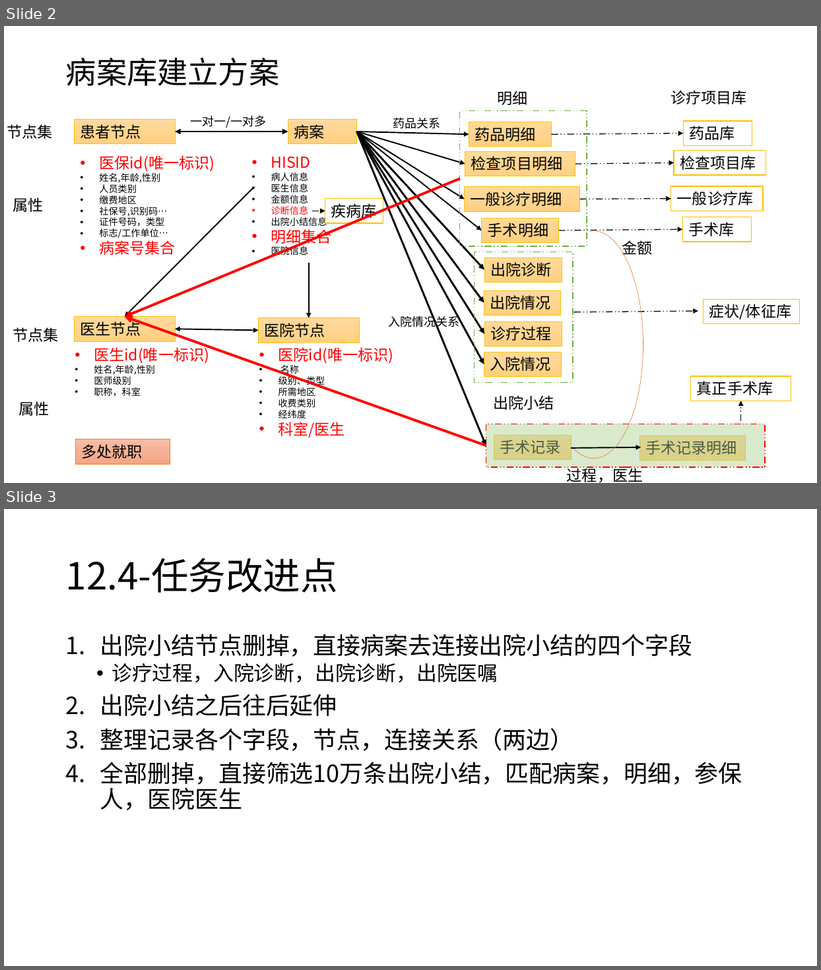
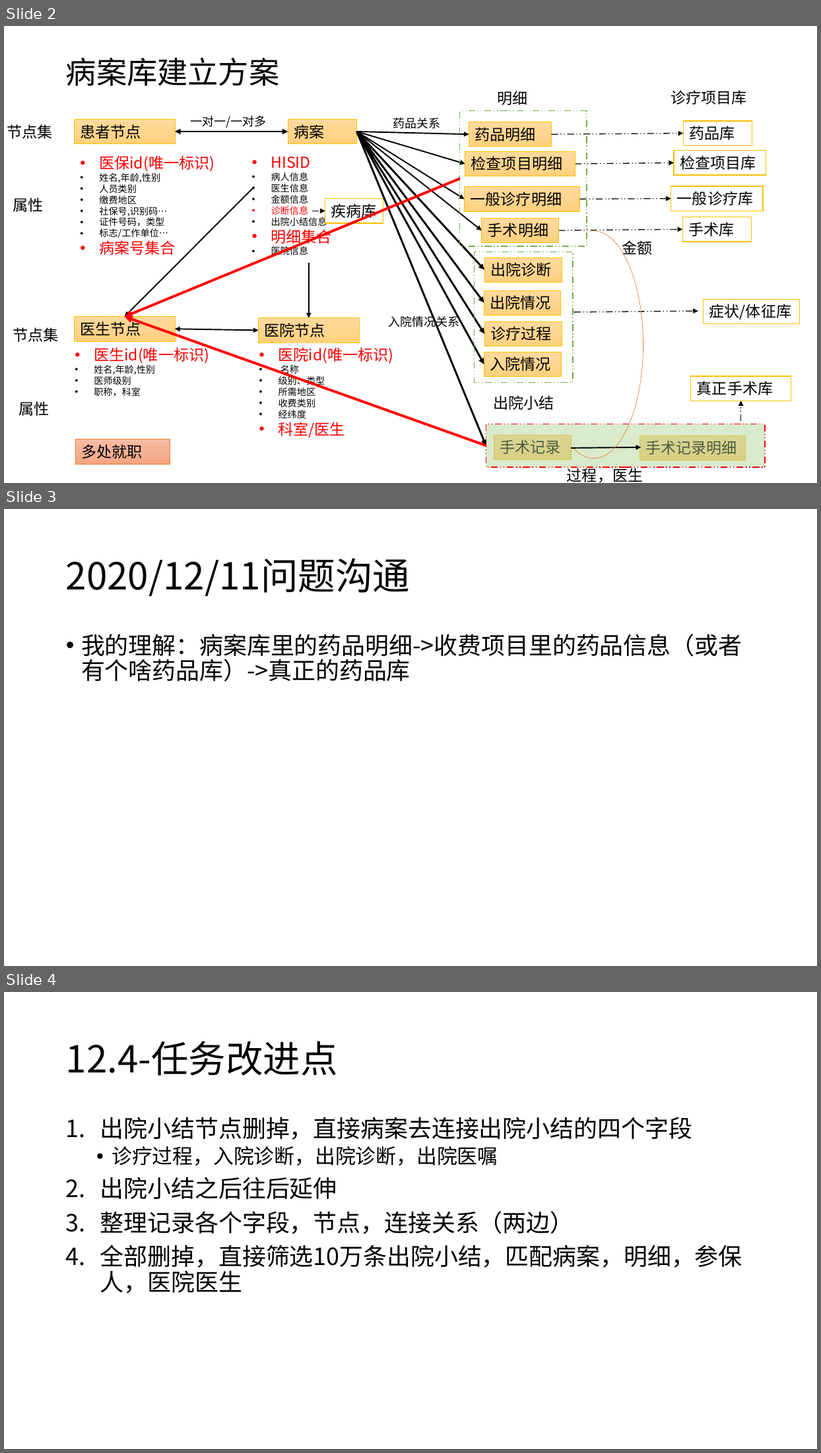
Before and after one commit to zmy1103/GNN_-, a slide deck: 病案库构建/病案库构建方案.pptx. Shown one above the other, each under a label of ours: slides 2 and 3 before the commit, slides 2, 3 and 4 after it. The pictures are 821x970 and 821x1453 pixels, drawn with LibreOffice and Linux fonts; fonts in the diff are those of the drawing. Boxes give left, top, right and bottom in pixels: in the first picture for what was removed or moved away, otherwise in the second. Text is boxed around its words. In the diff, an @@ line names an element or a change of style, - is before the commit and + after.

```diff
--- a/病案库构建/病案库构建方案.pptx
+++ b/病案库构建/病案库构建方案.pptx
@@ slide 3 added at [4,509,817,966], background #FFFFFF @@
@@ title added at [66,558,410,596], 44 pt, text #000000 @@
+2020/12/11问题沟通
@@ text added at [81,634,742,682], 28 pt, text #000000 @@
+• 我的理解：病案库里的药品明细->收费项目里的药品信息（或者有个啥药品库）->真正的药品库
@@ what was slide 3 is now slide 4 @@
```
Also in this commit, not shown: 2 slides changed, 2 other files.
